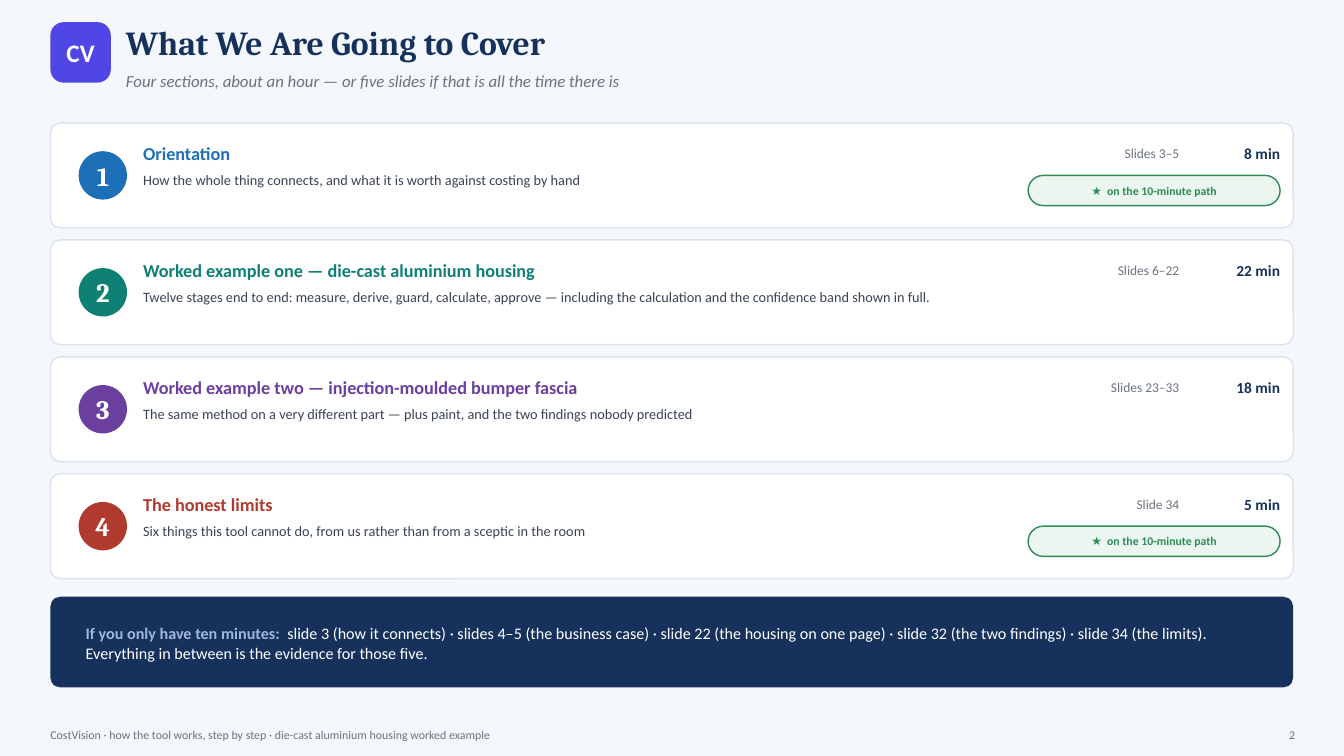
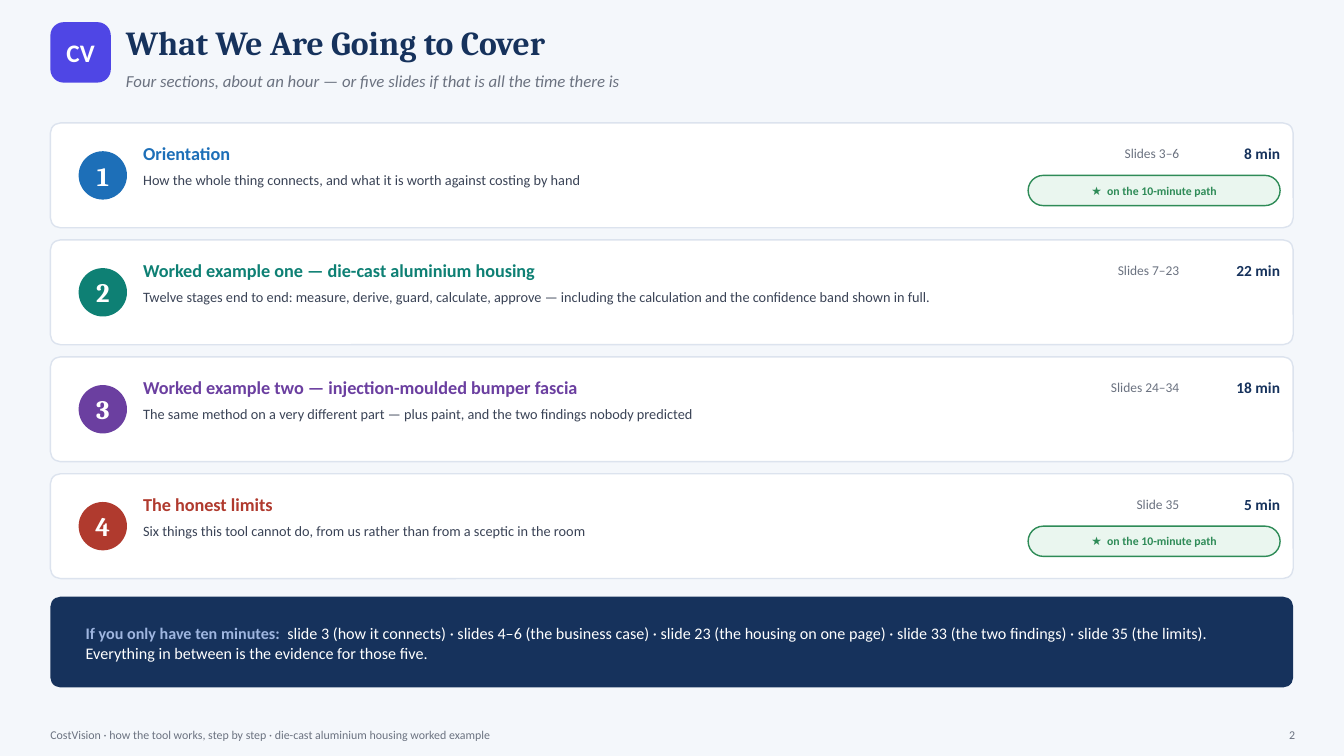
Before and after one commit to bhosaleavinash546/leamington-marathi, a slide deck: slide 2 of CostVision-Workflow-Explained.pptx. Drawn at 1344x756 pixels with LibreOffice and Linux fonts; fonts in the diff are those of the drawing. Boxes give left, top, right and bottom in pixels: in the first picture for what was removed or moved away, otherwise in the second. Text is boxed around its words. In the diff, an @@ line names an element or a change of style, - is before the commit and + after.

```diff
--- a/CostVision-Workflow-Explained.pptx
+++ b/CostVision-Workflow-Explained.pptx
@@ text at (x1=1125, y1=148, x2=1179, y2=158): text changed @@
-Slides 3–5
+Slides 3–6
@@ text at (x1=1118, y1=265, x2=1179, y2=275): text changed @@
-Slides 6–22
+Slides 7–23
@@ text at (x1=1111, y1=382, x2=1179, y2=392): text changed @@
-Slides 23–33
+Slides 24–34
@@ text at (x1=1137, y1=499, x2=1180, y2=509): text changed @@
-Slide 34
+Slide 35
@@ text at (x1=86, y1=627, x2=1207, y2=662): text changed @@
-If you only have ten minutes: slide 3 (how it connects) · slides 4–5 (the business case) · slide 22 (the housing on one page) · slide 32 (the two findings) · slide 34 (the limits). Everything in between is the evidence for those five.
+If you only have ten minutes: slide 3 (how it connects) · slides 4–6 (the business case) · slide 23 (the housing on one page) · slide 33 (the two findings) · slide 35 (the limits). Everything in between is the evidence for those five.
```
Also in this commit, not shown: 31 other slides changed, 1 slide added, 1 other file.
